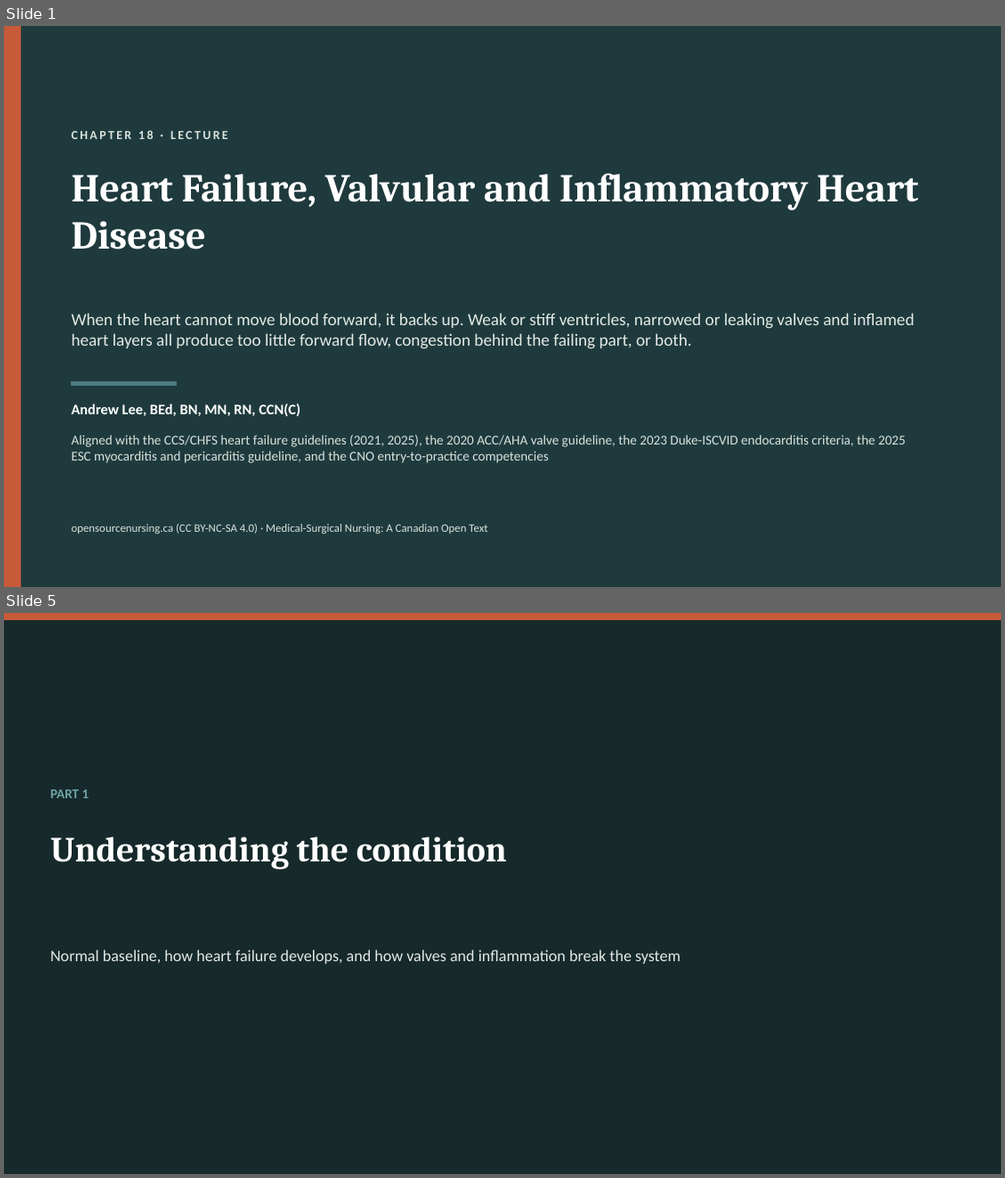
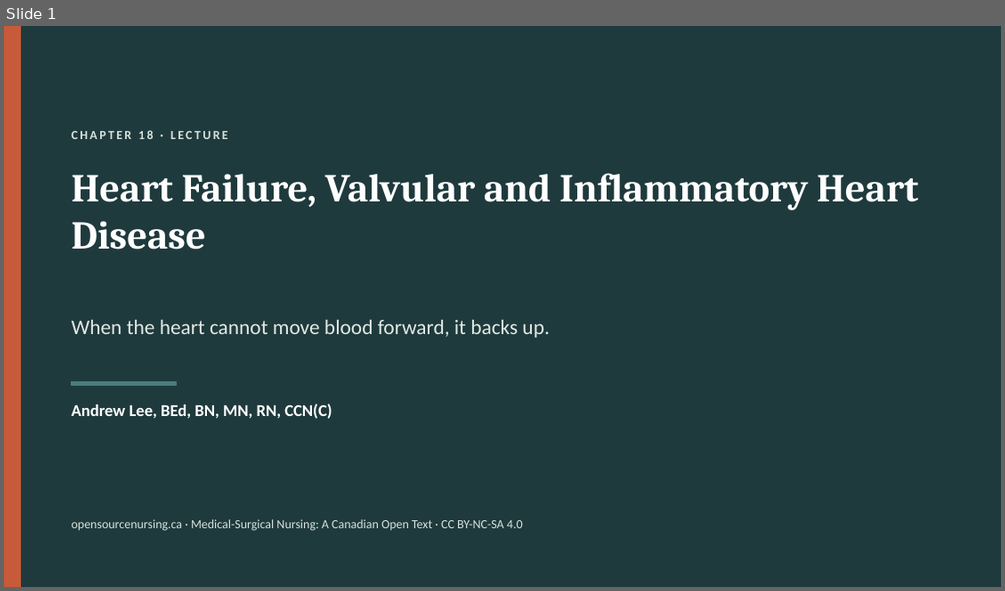
Before and after one commit to andrewleenl/opensourcenursing, a slide deck: Ch18_Heart_Failure_Valvular_and_Inflammatory_Heart_Disease_Lecture_Presentation.pptx. Shown one above the other, each under a label of ours: slides 1 and 5 before the commit, slide 1 after it; the slides between them are not shown. The pictures are 1005x1178 and 1005x591 pixels, drawn with LibreOffice and Linux fonts; fonts in the diff are those of the drawing. Boxes give left, top, right and bottom in pixels: in the first picture for what was removed or moved away, otherwise in the second. Text is boxed around its words. In the diff, an @@ line names an element or a change of style, - is before the commit and + after.

```diff
--- a/Ch18_Heart_Failure_Valvular_and_Inflammatory_Heart_Disease_Lecture_Presentation.pptx
+++ b/Ch18_Heart_Failure_Valvular_and_Inflammatory_Heart_Disease_Lecture_Presentation.pptx
@@ slide 5 removed at bbox=[4, 613, 1001, 1174], background #16292B @@
@@ rectangle removed at bbox=[4, 613, 1001, 620] @@
@@ text removed at bbox=[50, 789, 89, 798] @@
-PART 1
@@ title removed at bbox=[50, 836, 507, 869] @@
-Understanding the condition
@@ text removed at bbox=[50, 949, 680, 964] @@
-Normal baseline, how heart failure develops, and how valves and inflammation break the system
@@ slide 1 changed as well @@
@@ text at bbox=[72, 320, 549, 338]: text changed; size 16.5 to 20 pt @@
-When the heart cannot move blood forward, it backs up. Weak or stiff ventricles, narrowed or leaking valves and inflamed heart layers all produce too little forward flow, congestion behind the failing part, or both.
+When the heart cannot move blood forward, it backs up.
@@ text "Andrew Lee, BEd, BN, MN, ..." at bbox=[72, 403, 332, 418]: size 14 to 16 pt @@
@@ text removed at bbox=[72, 435, 906, 463] @@
-Aligned with the CCS/CHFS heart failure guidelines (2021, 2025), the 2020 ACC/AHA valve guideline, the 2023 Duke-ISCVID endocarditis criteria, the 2025 ESC myocarditis and pericarditis guideline, and the CNO entry-to-practice competencies
@@ text at bbox=[72, 519, 523, 531]: text changed; size 11 to 12 pt @@
-opensourcenursing.ca (CC BY-NC-SA 4.0) · Medical-Surgical Nursing: A Canadian Open Text
+opensourcenursing.ca · Medical-Surgical Nursing: A Canadian Open Text · CC BY-NC-SA 4.0
```
Also in this commit, not shown: 5 other slides changed, 38 slides added, 43 other slides removed, 1 other file.
